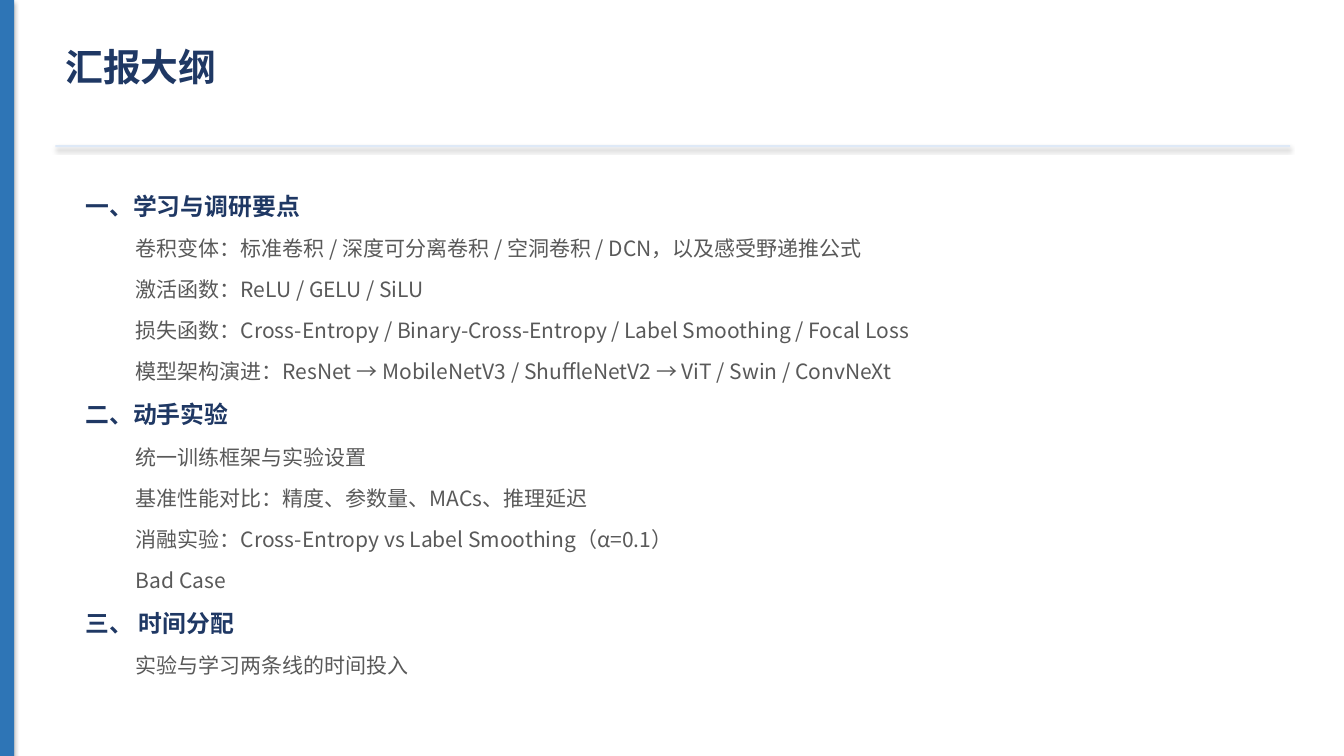
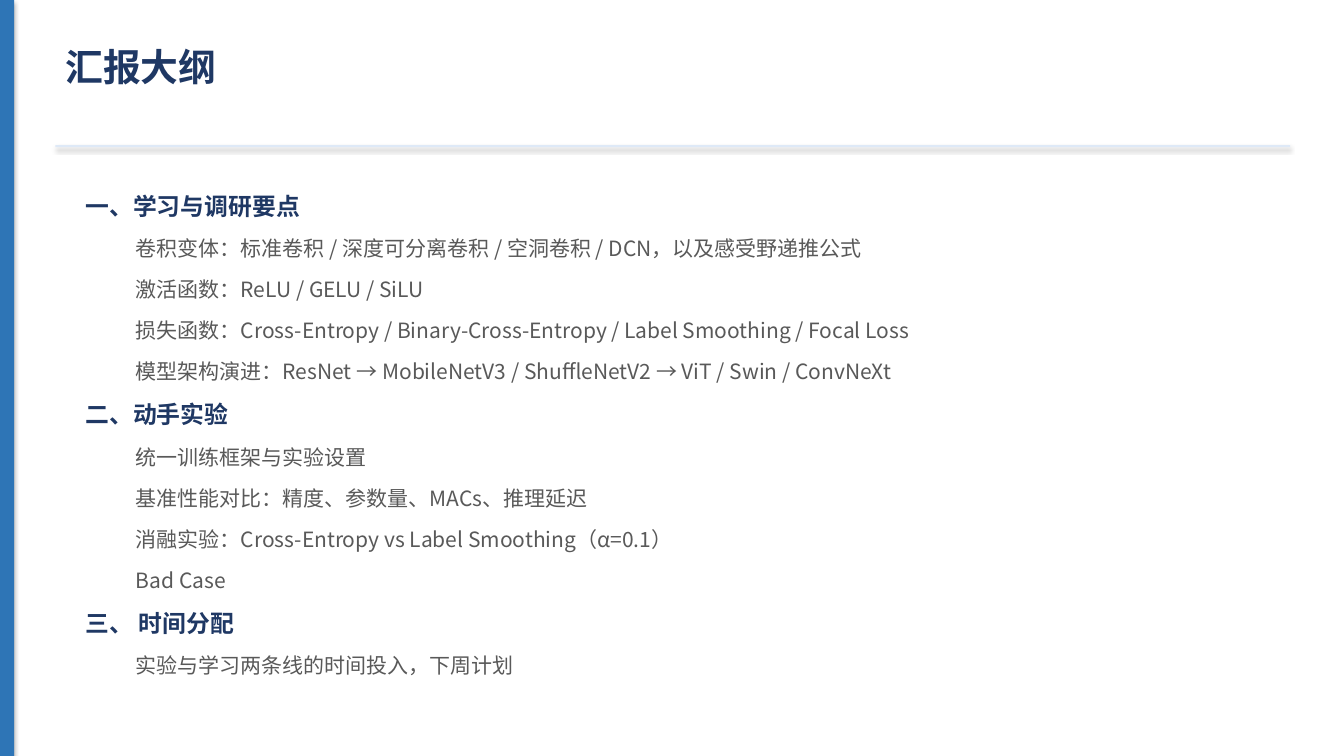
Before and after one commit to adddd392/study0, a slide deck: slide 2 of docs/第一周汇报.pptx. Drawn at 1344x756 pixels with LibreOffice and Linux fonts; fonts in the diff are those of the drawing. Boxes give left, top, right and bottom in pixels: in the first picture for what was removed or moved away, otherwise in the second. Text is boxed around its words. In the diff, an @@ line names an element or a change of style, - is before the commit and + after.

Commit message:
ppt

```diff
--- a/docs/第一周汇报.pptx
+++ b/docs/第一周汇报.pptx
@@ text at (136,655,514,675): text changed @@
-  实验与学习两条线的时间投入
+  实验与学习两条线的时间投入，下周计划
```
Also in this commit, not shown: 1 other slide changed, 1 slide added, 2 other files.
